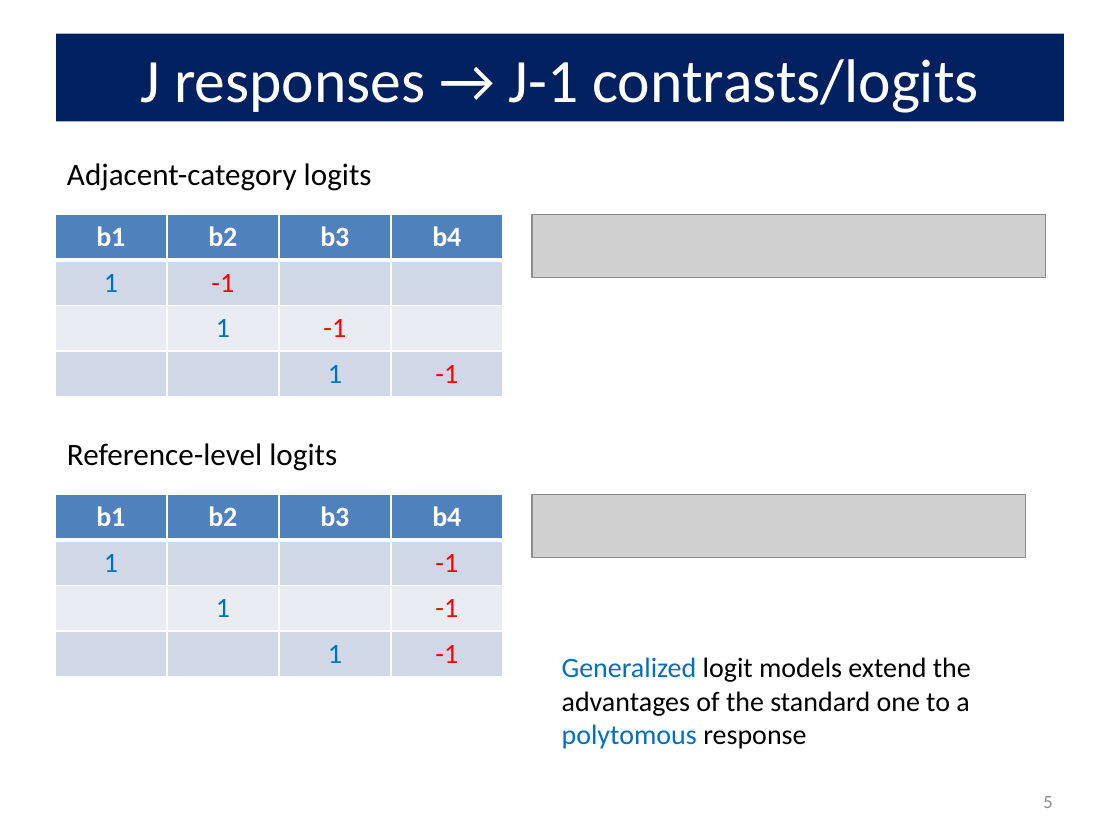
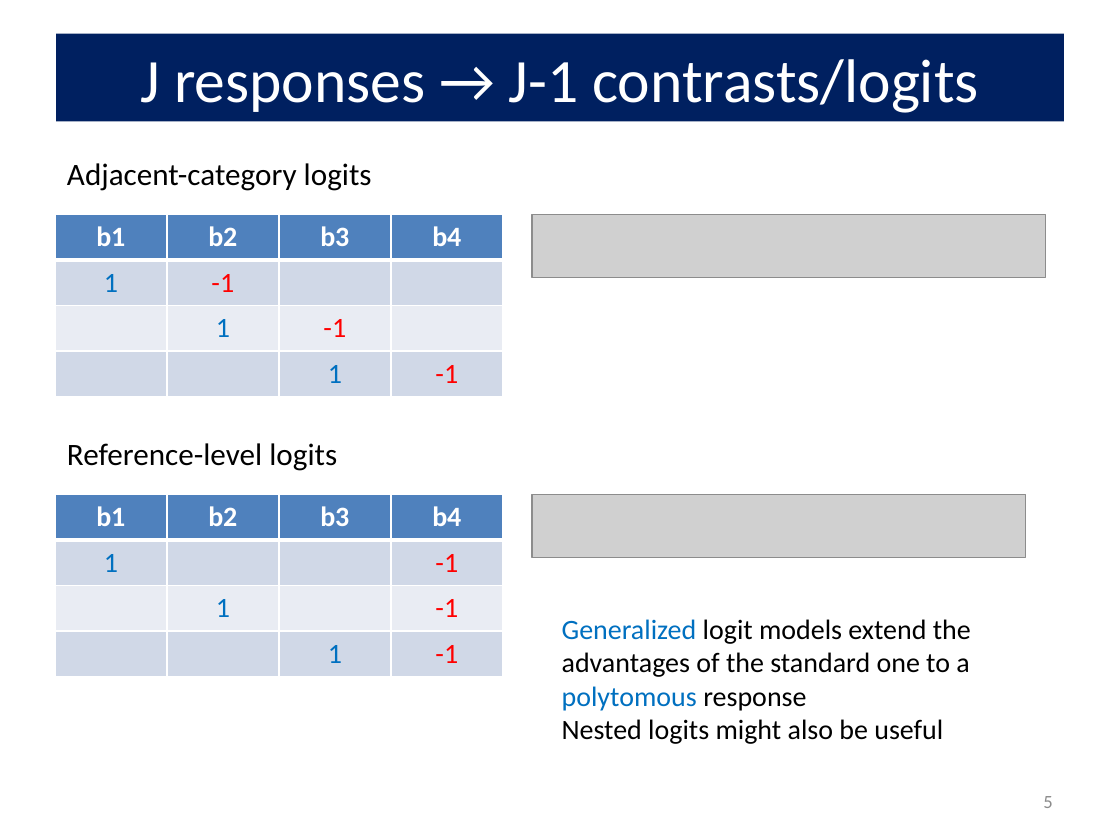
Before and after one commit to friendly/psy6136, a slide deck: slide 5 of lectures/10-Log-Odds.pptx. Drawn at 1120x840 pixels with LibreOffice and Linux fonts; fonts in the diff are those of the drawing; grey boxes stand for pictures. Boxes give left, top, right and bottom in pixels: in the first picture for what was removed or moved away, otherwise in the second. Text is boxed around its words. In the diff, an @@ line names an element or a change of style, - is before the commit and + after.

```diff
--- a/lectures/10-Log-Odds.pptx
+++ b/lectures/10-Log-Odds.pptx
@@ text "Generalized logit models extend the ...": place and size @@
-text "Generalized logit models extend the ..." at box(562, 657, 971, 749)
+text "Generalized logit models extend the ..." at box(562, 619, 971, 744)
@@ text at box(562, 719, 943, 744): paragraph added @@
+Nested logits might also be useful
```
Also in this commit, not shown: 1 other slide changed, 1 other file.
